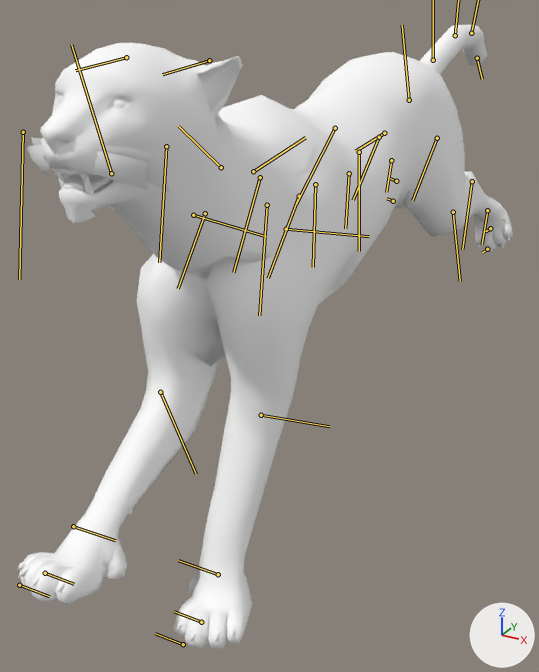
The FBX model Assets/Animals/Leopard/baozi.FBX: old version first, new version second.
Before and after are seen from a 50 mm camera at (0.414, -1.011, 0.648) aimed at (-0.089, -0.095, 0.19). Lighting does not change. The marker at lower right points along +X, +Y and +Z. Both versions are drawn at frame 443 of the action 'Take 001'; the numbers are the values there. The bones that bend it are drawn over the model as lines.

The first picture shows 'Cheetah(1)'.
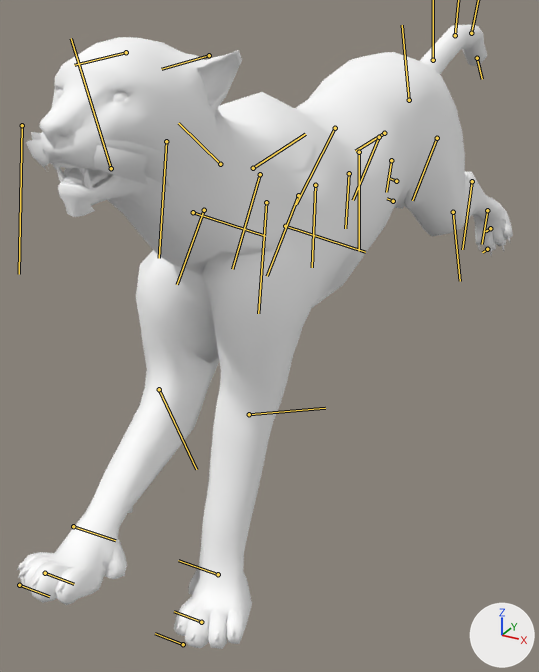
What differs and where, as boxes [x1, y1, x2, y2] in the pictures (539 x 672 px):
'Cheetah(1)', posed: [16, 25, 513, 649] in both
bone 'Bip001 Spine1', root to tip: before (315, 184) to (313, 267); after (315, 185) to (312, 267)
bone 'Bip001 Spine2', root to tip: before (267, 205) to (259, 315); after (266, 202) to (258, 313)
bone 'Bip001 L UpperArm', root to tip: before (286, 229) to (369, 236); after (285, 226) to (365, 252)
bone 'Bip001 L Forearm', root to tip: before (261, 415) to (329, 426); after (249, 414) to (325, 408)
bone 'Bip001 R Forearm', root to tip: before (160, 392) to (196, 474); after (159, 389) to (196, 469)

Edits to the bpy script that builds the scene:
```text
Change bone_bip001_spine1:
    where bone_bip001_spine1 = bpy.data.objects['Bip001'].pose.bones['Bip001 Spine1']  # child of 'Bip001 Spine'
    bone_bip001_spine1.rotation_quaternion: (1.0, 0.0, 0.0, -0.029) -> (0.999, 0.0, 0.0, -0.041)  # degrees (0, 0, -3) -> degrees (0, 0, -5)
Change bone_bip001_spine2:
    where bone_bip001_spine2 = bpy.data.objects['Bip001'].pose.bones['Bip001 Spine2']  # child of 'Bip001 Spine1'
    bone_bip001_spine2.rotation_quaternion: (0.992, 0.0, 0.0, 0.123) -> (0.991, 0.0, 0.0, 0.131)  # degrees (0, 0, 14) -> degrees (0, 0, 15)
Change bone_bip001_l_upperarm:
    where bone_bip001_l_upperarm = bpy.data.objects['Bip001'].pose.bones['Bip001 L UpperArm']  # child of 'Bip001 L Clavicle'
    bone_bip001_l_upperarm.rotation_quaternion: (0.921, 0.048, -0.105, -0.373) -> (0.9, 0.053, -0.102, -0.421)  # degrees (10, -9, -45) -> degrees (11, -8, -51)
Change bone_bip001_l_forearm:
    where bone_bip001_l_forearm = bpy.data.objects['Bip001'].pose.bones['Bip001 L Forearm']  # child of 'Bip001 L UpperArm'
    bone_bip001_l_forearm.rotation_quaternion: (1.0, 0.0, 0.0, 0.011) -> (0.991, 0.0, 0.0, 0.135)  # degrees (0, 0, 1) -> degrees (0, 0, 16)
Change bone_bip001_l_hand:
    where bone_bip001_l_hand = bpy.data.objects['Bip001'].pose.bones['Bip001 L Hand']  # child of 'Bip001 L Forearm'
    bone_bip001_l_hand.rotation_quaternion: (0.979, -0.053, -0.193, -0.022) -> (0.99, -0.053, -0.127, -0.018)  # degrees (-6, -22, -1) -> degrees (-6, -15, -1)
Change bone_bip001_r_forearm:
    where bone_bip001_r_forearm = bpy.data.objects['Bip001'].pose.bones['Bip001 R Forearm']  # child of 'Bip001 R UpperArm'
    bone_bip001_r_forearm.rotation_quaternion: (0.969, 0.0, 0.0, -0.245) -> (0.974, 0.0, 0.0, -0.227)  # degrees (0, 0, -28) -> degrees (0, 0, -26)
```
